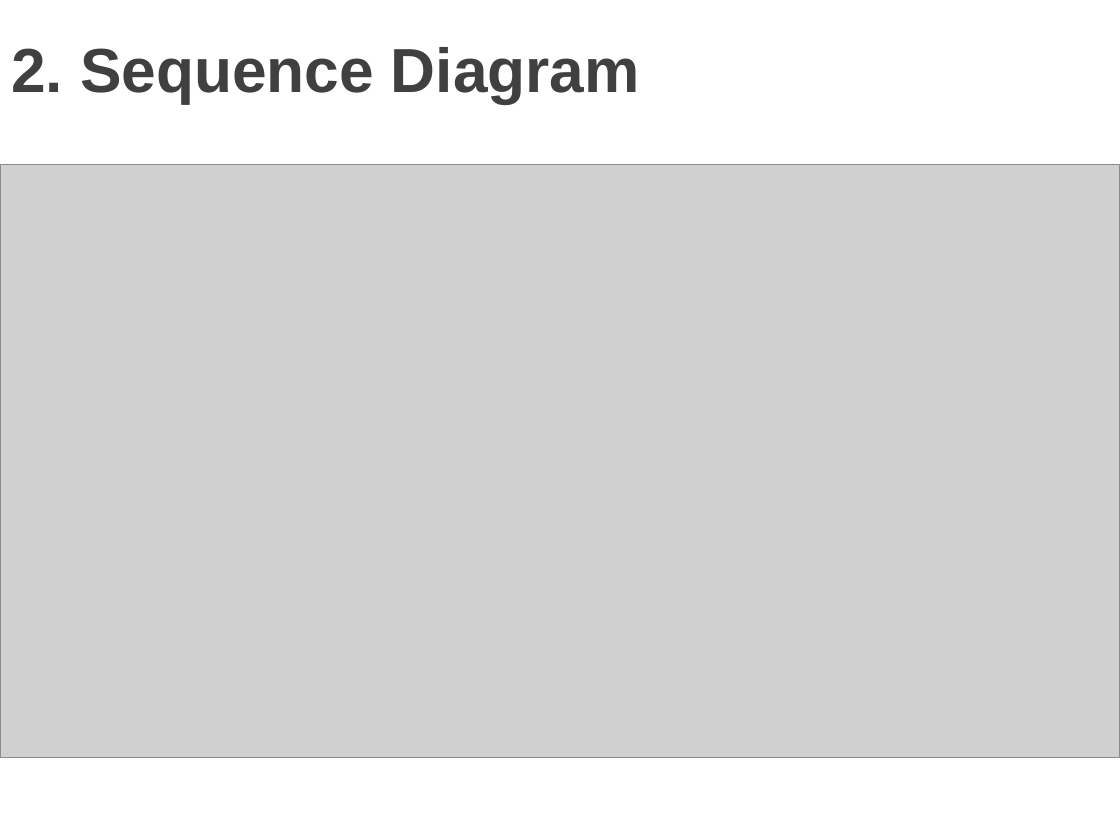
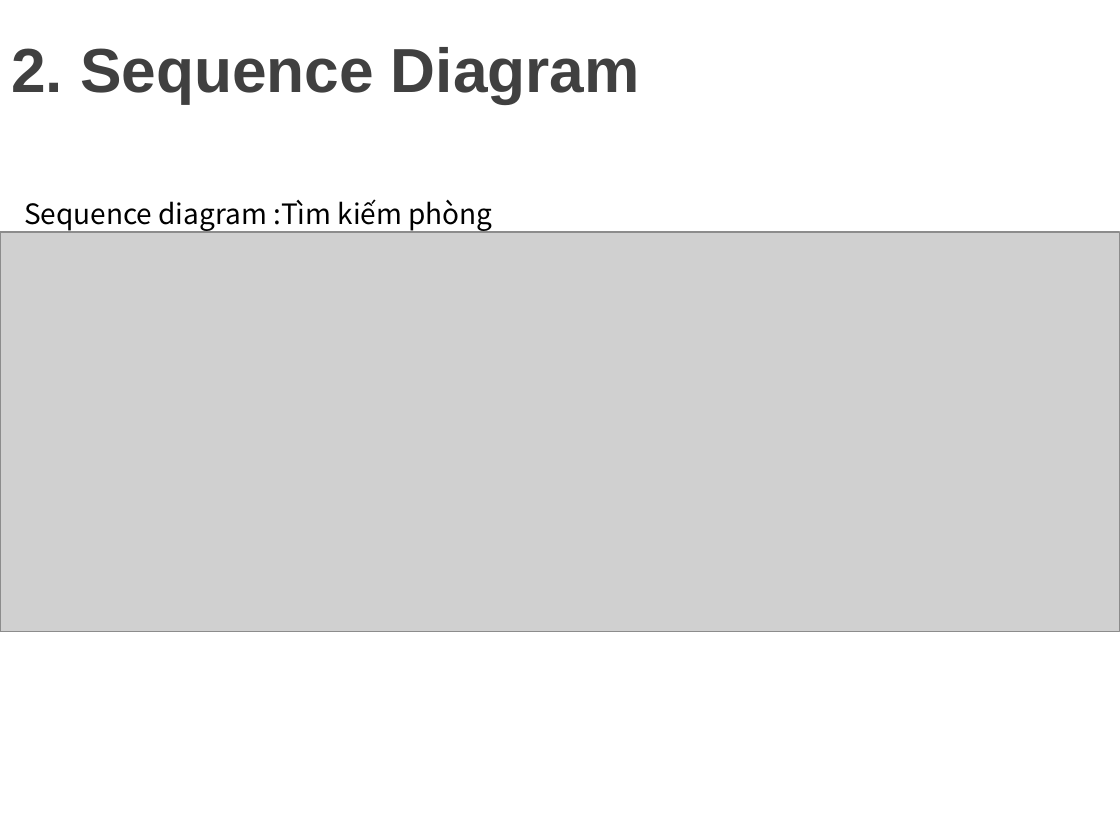
Before and after one commit to minhdat1602/2021_cnpm_group09, a slide deck: slide 12 of document_slide/slide.pptx (slide 14 before the commit). Drawn at 1120x840 pixels with LibreOffice and Linux fonts; fonts in the diff are those of the drawing; grey boxes stand for pictures; background and template pictures are left out. Boxes give left, top, right and bottom in pixels: in the first picture for what was removed or moved away, otherwise in the second. Text is boxed around its words. In the diff, an @@ line names an element or a change of style, - is before the commit and + after.

```diff
--- a/document_slide/slide.pptx
+++ b/document_slide/slide.pptx
@@ text added at bbox=[24, 199, 492, 232], 18 pt, text #000000 @@
+Sequence diagram :Tìm kiếm phòng
@@ picture: place and size @@
-picture at bbox=[0, 165, 1120, 757]
+picture at bbox=[0, 232, 1120, 632]
```
Also in this commit, not shown: 3 other slides changed, 2 slides added, 5 slides removed, 3 other files.
